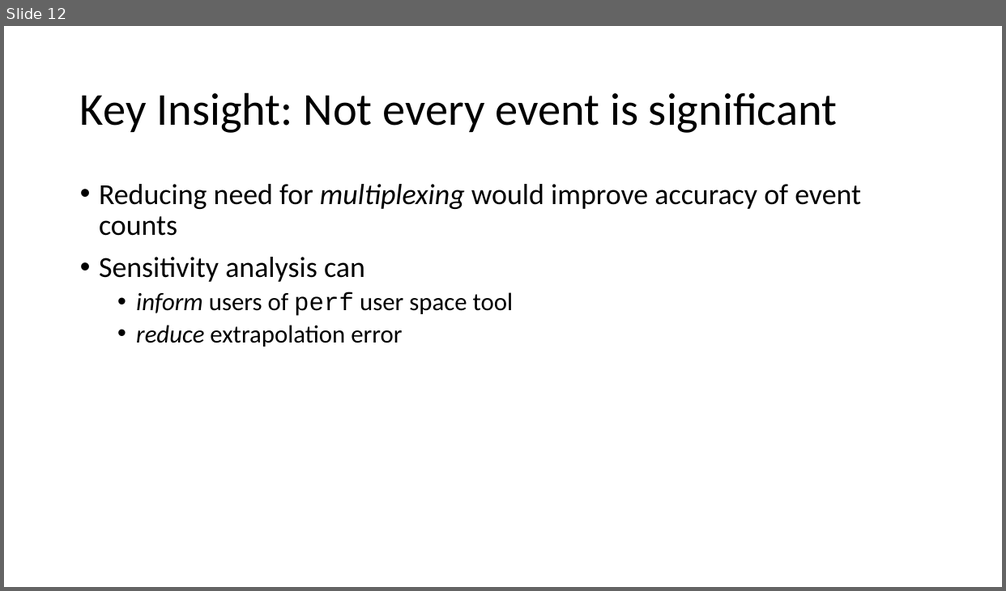
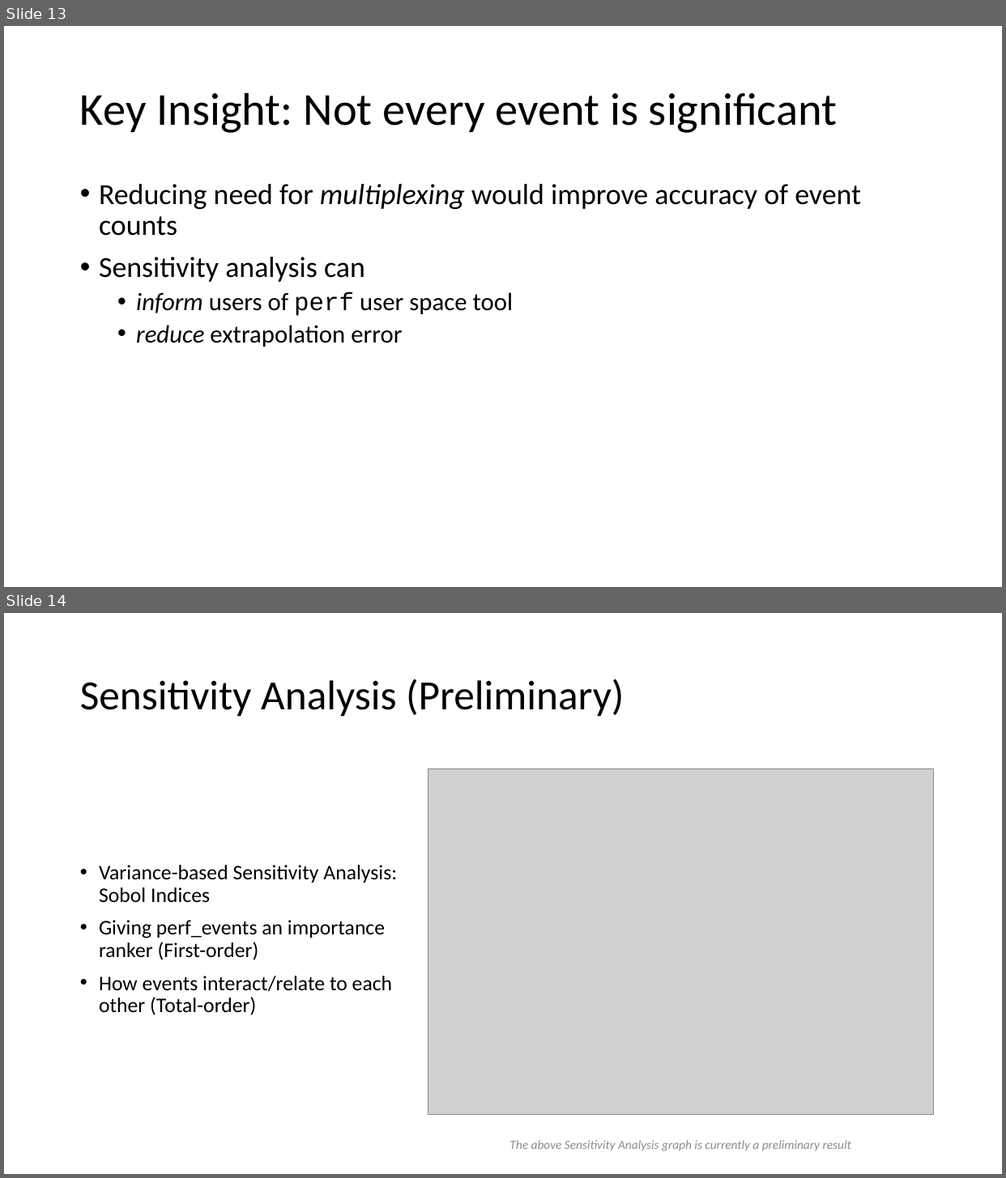
Before and after one commit to lienzhuzhu/project-522, a slide deck: midterm.pptx. Shown one above the other, each under a label of ours: slide 12 before the commit, slides 13 and 14 after it. The pictures are 1006x591 and 1006x1178 pixels, drawn with LibreOffice and Linux fonts; fonts in the diff are those of the drawing; grey boxes stand for pictures. Boxes give left, top, right and bottom in pixels: in the first picture for what was removed or moved away, otherwise in the second. Text is boxed around its words. In the diff, an @@ line names an element or a change of style, - is before the commit and + after.

```diff
--- a/midterm.pptx
+++ b/midterm.pptx
@@ slide 14 added at (4, 613, 1002, 1174), background #FFFFFF @@
@@ title added at (80, 679, 624, 717), 40 pt, text #000000 @@
+Sensitivity Analysis (Preliminary)
@@ picture added at (428, 769, 934, 1114) @@
@@ text added at (99, 865, 397, 1016), 20 pt, text #000000 @@
+• Variance-based Sensitivity Analysis: Sobol Indices
+• Giving perf_events an importance ranker (First-order)
+• How events interact/relate to each other (Total-order)
@@ text added at (509, 1140, 851, 1152), 12 pt, text #8C8C8C, italic @@
+The above Sensitivity Analysis graph is currently a preliminary result
@@ what was slide 12 is now slide 13 @@
```
Also in this commit, not shown: 2 other slides added.
